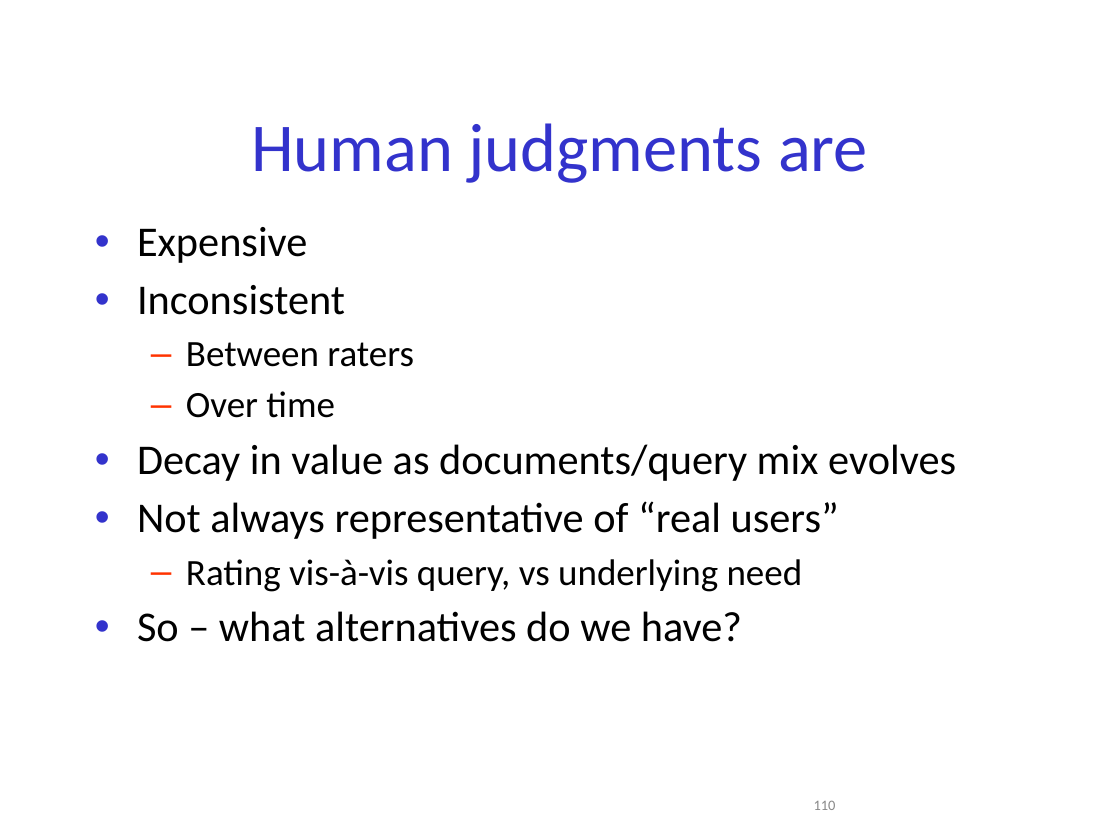
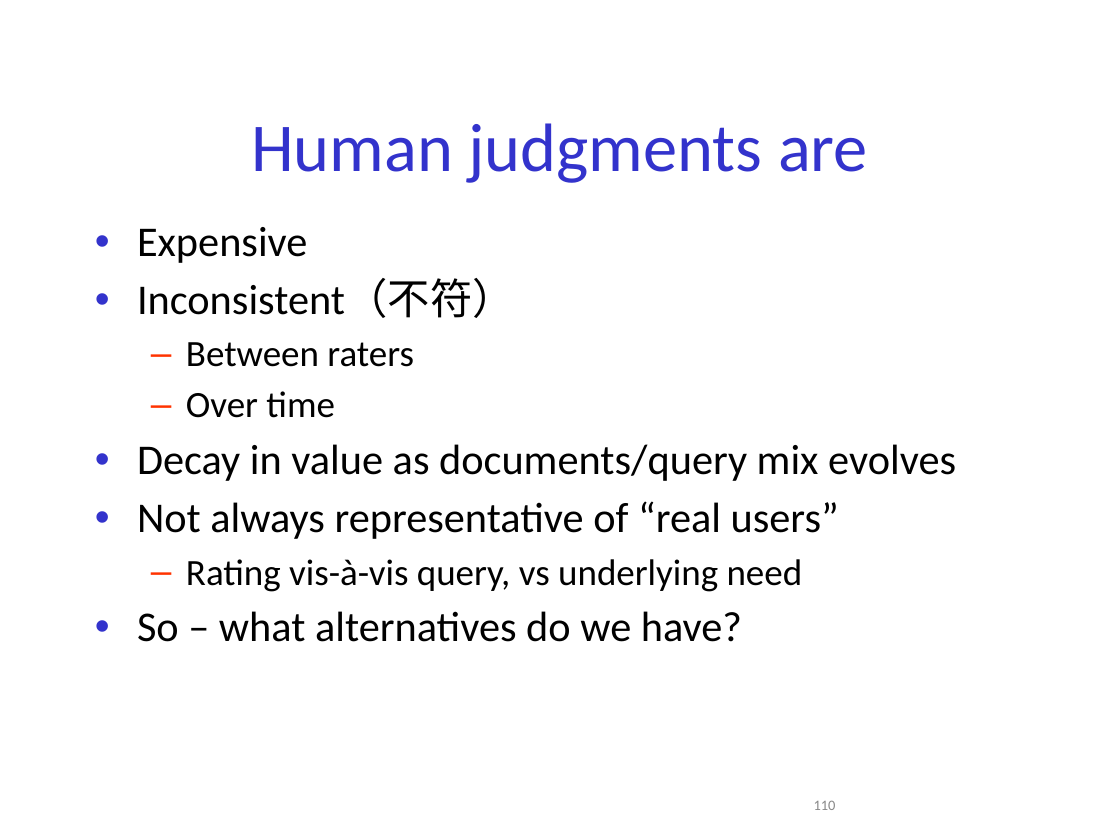
Before and after one commit to zhengxq27/Junoir_study_last, a slide deck: slide 110 of 数据挖掘/课件/retrieval-evaluation.ppt. Drawn at 1120x840 pixels with LibreOffice and Linux fonts; fonts in the diff are those of the drawing. Boxes give left, top, right and bottom in pixels: in the first picture for what was removed or moved away, otherwise in the second. Text is boxed around its words. In the diff, an @@ line names an element or a change of style, - is before the commit and + after.

```diff
--- a/数据挖掘/课件/retrieval-evaluation.ppt
+++ b/数据挖掘/课件/retrieval-evaluation.ppt
@@ text at (137,280,515,318): text changed @@
-• Inconsistent
+• Inconsistent（不符）
```
Also in this commit, not shown: 12 other slides changed.
